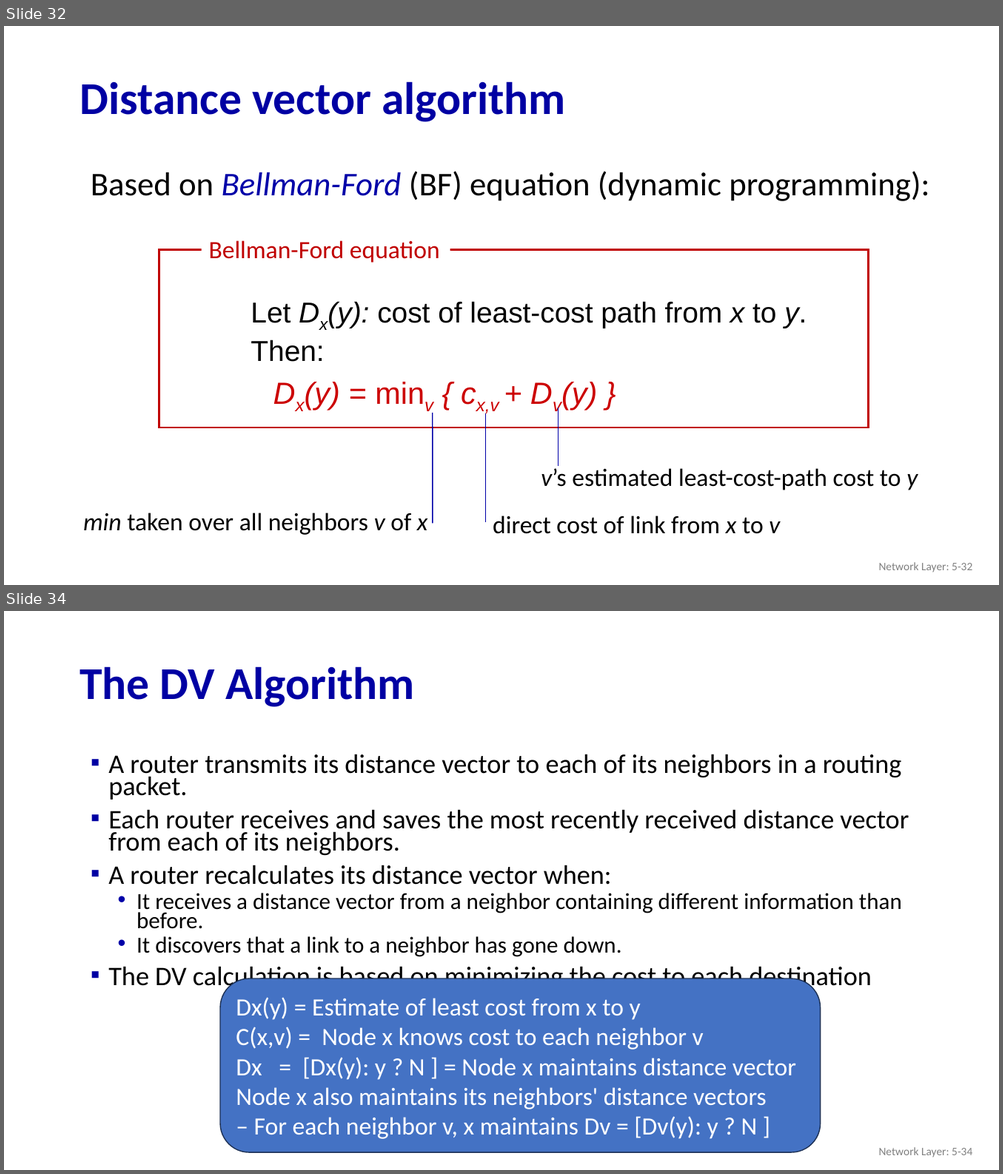
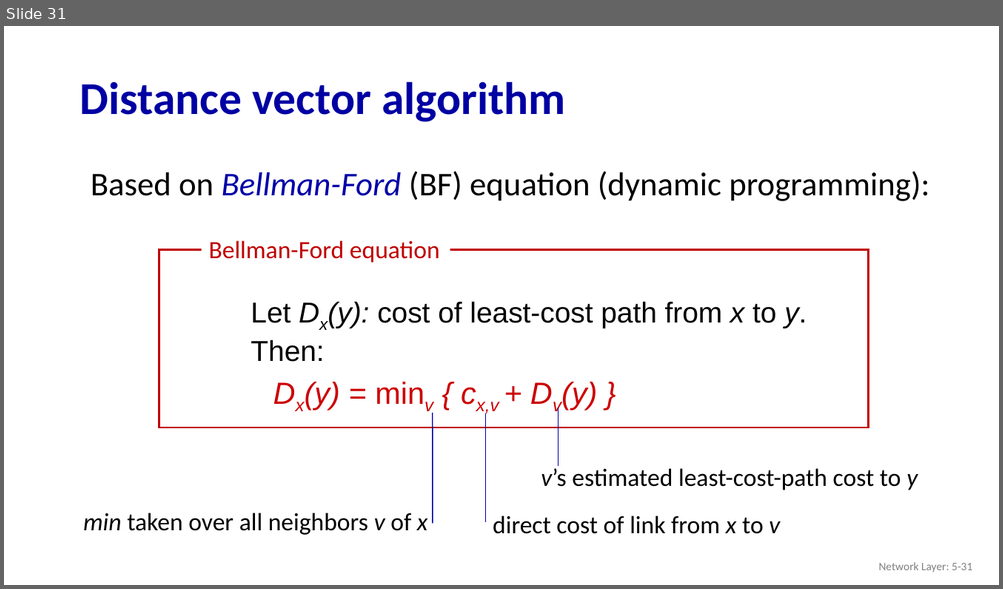
Before and after one commit to guhofstra/CSC175, a slide deck: PPTs/5.1 5.2 Control Plan Routing Protocols.pptx. Shown one above the other, each under a label of ours: slides 32 and 34 before the commit, slide 31 after it; the slides between them are not shown. The pictures are 1003x1174 and 1003x589 pixels, drawn with LibreOffice and Linux fonts; fonts in the diff are those of the drawing. Boxes give left, top, right and bottom in pixels: in the first picture for what was removed or moved away, otherwise in the second. Text is boxed around its words. In the diff, an @@ line names an element or a change of style, - is before the commit and + after.

```diff
--- a/PPTs/5.1 5.2 Control Plan Routing Protocols.pptx
+++ b/PPTs/5.1 5.2 Control Plan Routing Protocols.pptx
@@ slide 34 removed at [4,611,999,1170], background #FFFFFF @@
@@ title removed at [79,667,414,707] @@
-The DV Algorithm
@@ text removed at [108,754,908,992] @@
-▪ A router transmits its distance vector to each of its neighbors in a routing packet.
-▪ Each router receives and saves the most recently received distance vector from each of its neighbors.
-▪ A router recalculates its distance vector when:
-  • It receives a distance vector from a neighbor containing different information than before.
-  • It discovers that a link to a neighbor has gone down.
-▪ The DV calculation is based on minimizing the cost to each destination
@@ rounded rectangle removed at [220,979,820,1153] @@
-Dx(y) = Estimate of least cost from x to y
-C(x,v) = Node x knows cost to each neighbor v
-Dx = [Dx(y): y ? N ] = Node x maintains distance vector
-Node x also maintains its neighbors' distance vectors
-– For each neighbor v, x maintains Dv = [Dv(y): y ? N ]
@@ text removed at [879,1147,972,1158] @@
-Network Layer: 5-34
@@ what was slide 32 is now slide 31 @@
@@ text at [879,562,972,573]: text changed @@
-Network Layer: 5-32
+Network Layer: 5-31
```
Also in this commit, not shown: 2 slides changed, 1 slide added, 2 other slides removed, 5 other files.
